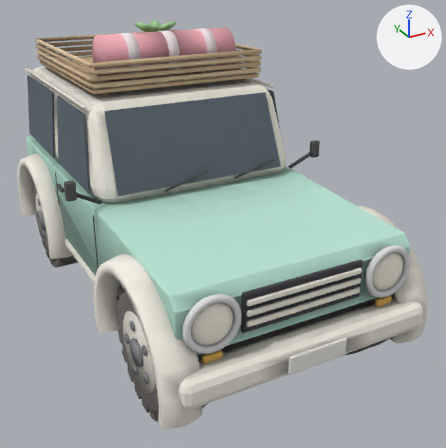
Before and after pictures for a commit that changed the glTF model props/jeep/jeep_toy.glb.
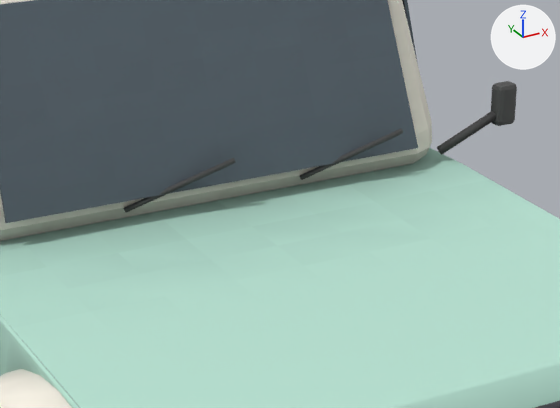
Each version appears first whole from a 50 mm lens placed at (-1.87, -4.08, 2.6), pointed at (0.25, -0.22, 0.67), and next in a close-up on the part from 26% to 76% of the width and 24% to 60% of the height. The axes (+X, +Y, +Z) are drawn at upper right. The lights are the same throughout. The older version's two pictures come first. Vertices at exactly the same position are counted once.

In view in the first close-up: 'Jeep'.
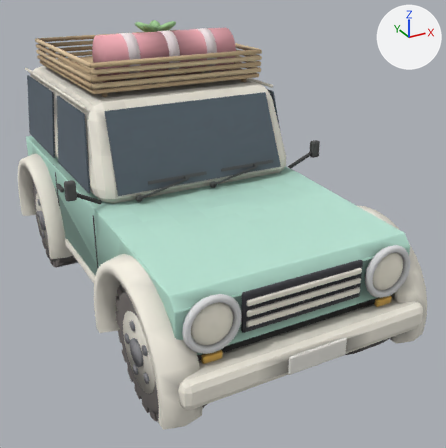
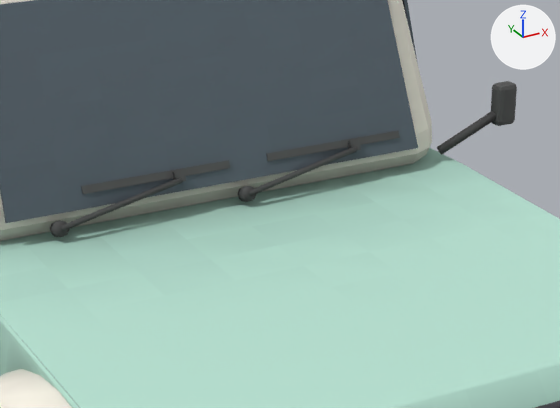
The change, as a diff of the scene's bpy script:
```diff
--- a/props/jeep/jeep_toy.glb.py
+++ b/props/jeep/jeep_toy.glb.py
@@ me_prism @@
 # used by ob_jeep; location = (0.0, 0.0, 0.0)
-me_prism.from_pydata(...)  # 9776 vertices, 18635 faces; spans x -0.99..0.99, y -1.79..2.0, z 0.0..2.08
+me_prism.from_pydata(...)  # 9852 vertices, 18763 faces; spans x -0.99..0.99, y -1.79..2.0, z 0.0..2.08
+# me_prism part 1: the loose piece of 8 vertices spanning x -0.81..-0.8, y -0.35..-0.33, z 0.47..1.0 is copied, and the copy is scaled about its middle by (73.3, 1.08, 0.0385), then moved by (0.6, -0.05, 0.44); it spans x -0.42..0.02, y -0.4..-0.38, z 1.16..1.19
+# me_prism part 2: the loose piece of 8 vertices spanning x -0.81..-0.8, y -0.35..-0.33, z 0.47..1.0 is copied, and the copy is scaled about its middle by (5, 1.54, 0.0524), then moved by (0.66, -0.06, 0.44); it spans x -0.16..-0.12, y -0.42..-0.39, z 1.15..1.19
+# me_prism part 3: the loose piece of 8 vertices spanning x 0.8..0.81, y -0.35..-0.33, z 0.47..1.0 is copied, and the copy is scaled about its middle by (73.3, 1.08, 0.0385), then moved by (-0.44, -0.05, 0.44); it spans x 0.14..0.58, y -0.4..-0.38, z 1.16..1.19
+# me_prism part 4: the loose piece of 8 vertices spanning x 0.8..0.81, y -0.35..-0.33, z 0.47..1.0 is copied, and the copy is scaled about its middle by (5, 1.54, 0.0524), then moved by (-0.38, -0.06, 0.44); it spans x 0.41..0.43, y -0.42..-0.39, z 1.15..1.19
+# me_prism part 5: a new loose piece of 20 vertices spanning x -0.52..-0.48, y -0.44..-0.4, z 1.07..1.12, in mat_baked
+# me_prism part 6: a new loose piece of 20 vertices spanning x 0.04..0.08, y -0.44..-0.4, z 1.07..1.12, in mat_baked
+# me_prism part 7
+# 20 vertices are removed from x -0.3..0.57, y -0.43..-0.38, z 1.09..1.21
+# 32 faces are deleted
+# 24 vertices are added at x -0.5..0.42, y -0.44..-0.4, z 1.09..1.17
+# 40 new faces join them
+# me_prism part 8: 3926 kept faces spanning x -0.92..0.92, y -1.79..2.0, z 0.0..2.08 get new vertex colours
 me_prism.materials.append(mat_baked)
```

Location of each change, [x1, y1, x2, y2] in pixels of the close-ups (560 x 408 px; the box of a moved part takes in the faces that stretch with it):
part 1 of me_prism, added: after [81, 160, 230, 194]
part 2 of me_prism, added: after [172, 170, 186, 182]
part 3 of me_prism, added: after [266, 130, 400, 161]
part 4 of me_prism, added: after [348, 139, 361, 150]
part 5 of me_prism, added: after [50, 220, 69, 237]
part 6 of me_prism, added: after [238, 186, 256, 202]
part 7 of me_prism, moved or reshaped: before [124, 129, 403, 213]; after [61, 147, 357, 231]
part 8 of me_prism, edited (looks the same): [0, 0, 560, 408] in both
